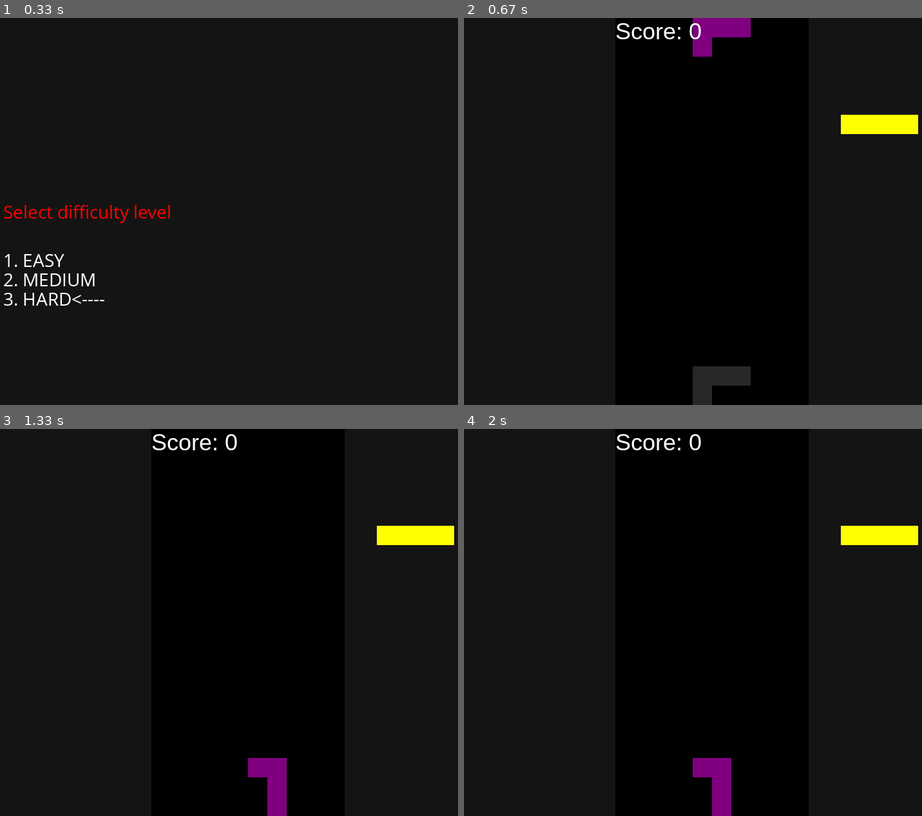
Above: before the commit, frames 1-4 (two rows, left to right).
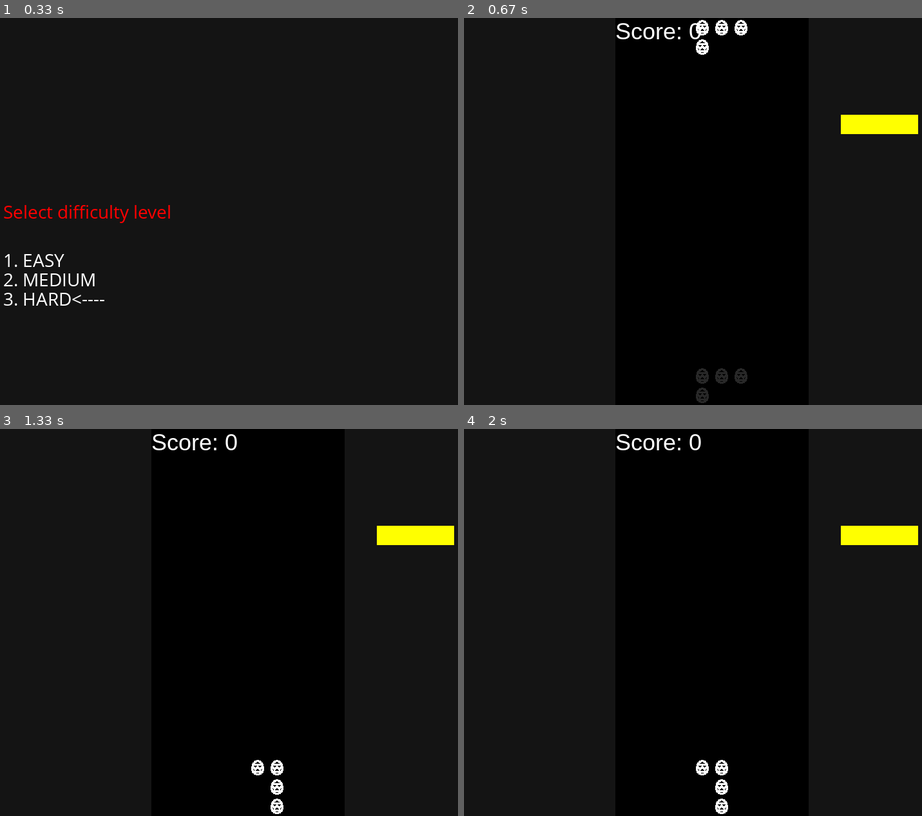
Above: after the commit, the same moments.

Repository: MowMiKubek/pygame-tetris
Game: pygame game, started from main.py
Same seed, same stepped clock (60 frames per second), same inputs: the game is played once before the commit and once after it.
Inputs:
- Up to frame 1 (0.33 s): no input
- Up to frame 2 (0.67 s): tap Enter at 0.33 s
- Up to frame 3 (1.33 s): hold Up 0.67-1.13 s; hold Right from 1.17 s (still down); tap Space at 1.23 s
- Up to frame 4 (2 s): tap Space at 1.53, 1.73 s; release Right at 1.63 s; hold Left from 1.67 s (still down)

Frame 1 is identical in both runs. In frame 2, 1.4% of the frame differs, in the area x 49-63%, y 0-100%; in frame 3, 0.8%; in frame 4, 0.8%.

Commit message:
Create easter egg - render eggs instead of rectangles

Diff:
--- a/main.py
+++ b/main.py
@@ -31,8 +31,9 @@
     for y in range(constants.GRID_HEIGHT):
         for x in range(constants.GRID_WIDTH):
             if grid[y][x] != 0:
-                pygame.draw.rect(surface, grid[y][x], (x * constants.BLOCK_SIZE, y * constants.BLOCK_SIZE,
-                                                       constants.BLOCK_SIZE, constants.BLOCK_SIZE))
+                surface.blit(Tetromino.white_easter_egg, (x * constants.BLOCK_SIZE, y * constants.BLOCK_SIZE))
+                # pygame.draw.rect(surface, grid[y][x], (x * constants.BLOCK_SIZE, y * constants.BLOCK_SIZE,
+                #                                        constants.BLOCK_SIZE, constants.BLOCK_SIZE))
 
 
 def clear_lines(grid):
@@ -283,7 +284,7 @@
     ghost_tetromino = place_ghost(grid, ghost_tetromino)
 
     draw_grid(game_screen, grid)
-    Tetromino.Tetromino.draw_tetromino(game_screen, ghost_tetromino)
+    Tetromino.Tetromino.draw_tetromino(game_screen, ghost_tetromino, ghost=True)
     Tetromino.Tetromino.draw_tetromino(game_screen, current_tetromino)
 
     text_score = score_font.render(f"Score: {game_score}", True, (255, 255, 255))
--- a/util/Tetromino.py
+++ b/util/Tetromino.py
@@ -11,7 +11,22 @@
 
 BLACK = (0, 0, 0)
 WHITE = (255, 255, 255)
+GRAY = (40, 40, 40)
 
+# pygame.init()
+
+easter_egg_image = pygame.image.load("./img/easter-egg.png")
+
+white_easter_egg = pygame.transform.smoothscale(easter_egg_image, (BLOCK_SIZE, BLOCK_SIZE))
+gray_easter_egg = pygame.transform.smoothscale(easter_egg_image, (BLOCK_SIZE, BLOCK_SIZE))
+
+
+for x in range(white_easter_egg.get_width()):
+    for y in range(white_easter_egg.get_height()):
+        color = white_easter_egg.get_at((x, y))
+        if color.r == 0 and color.g == 0 and color.b == 0 and color.a > 0:
+            white_easter_egg.set_at((x, y), WHITE)
+            gray_easter_egg.set_at((x, y), GRAY)
 
 class Tetromino:
     COLORS = [
@@ -34,7 +49,7 @@
     probabilities = [0.75, 1.0, 1.0, 1.5, 1.0, 2.0]
     shapes_count = [0, 0, 0, 0, 0, 0]
 
-    def __init__(self, forbidden_shape=None):
+    def __init__(self, forbidden_shape=None,):
         Tetromino.normalize_prop()
         random_number = random.uniform(0.0, 1.0)
         prefix_sum = 0
@@ -61,13 +76,16 @@
         self.shape = [list(row) for row in zip(*self.shape[::-1])]
 
     @staticmethod
-    def draw_tetromino(surface, tetromino):
+    def draw_tetromino(surface, tetromino, ghost=False):
         for y, row in enumerate(tetromino.shape):
             for x, cell in enumerate(row):
                 if cell != 0:
-                    pygame.draw.rect(surface, tetromino.color,
-                                     (
-                                         (tetromino.x + x) * BLOCK_SIZE,
-                                         (tetromino.y + y) * BLOCK_SIZE,
-                                         BLOCK_SIZE,
-                                         BLOCK_SIZE))
+                    img = gray_easter_egg if ghost else white_easter_egg
+                    surface.blit(img, ((tetromino.x + x) * BLOCK_SIZE,
+                                                    (tetromino.y + y) * BLOCK_SIZE,))
+                    # pygame.draw.rect(surface, tetromino.color,
+                    #                  (
+                    #                      (tetromino.x + x) * BLOCK_SIZE,
+                    #                      (tetromino.y + y) * BLOCK_SIZE,
+                    #                      BLOCK_SIZE,
+                    #                      BLOCK_SIZE))
Binary file added: img/easter-egg.png
